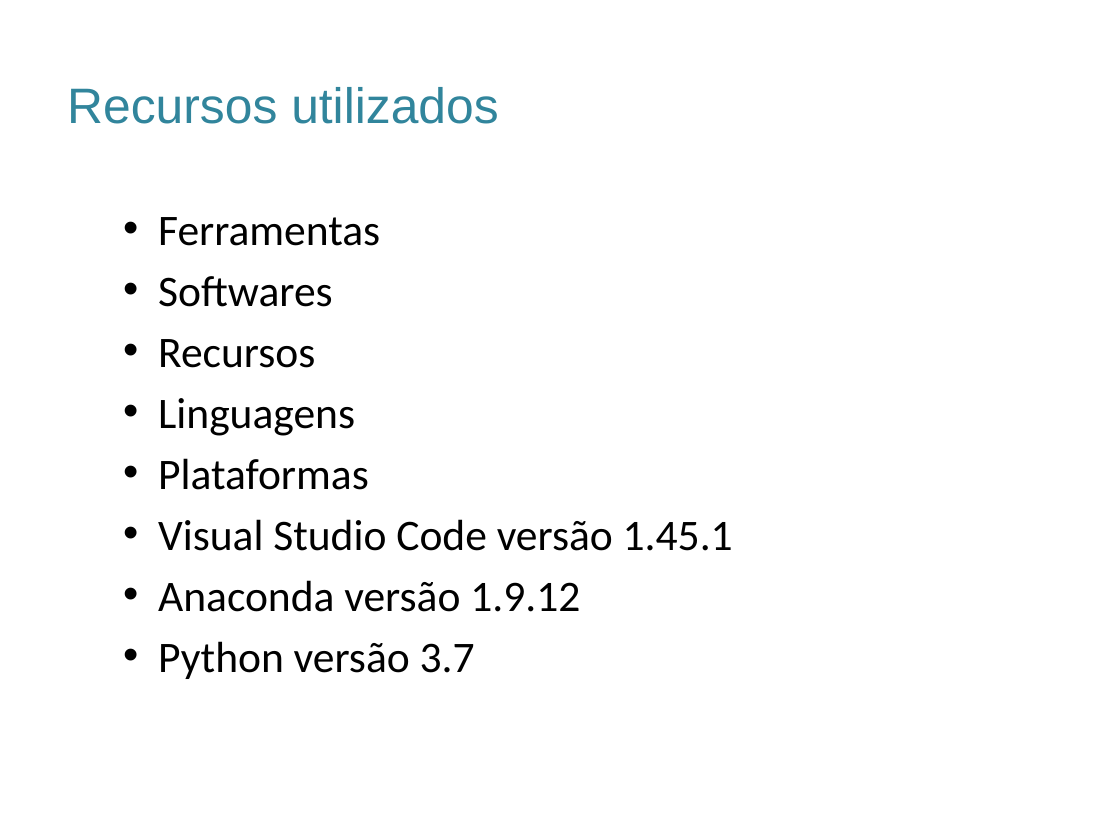
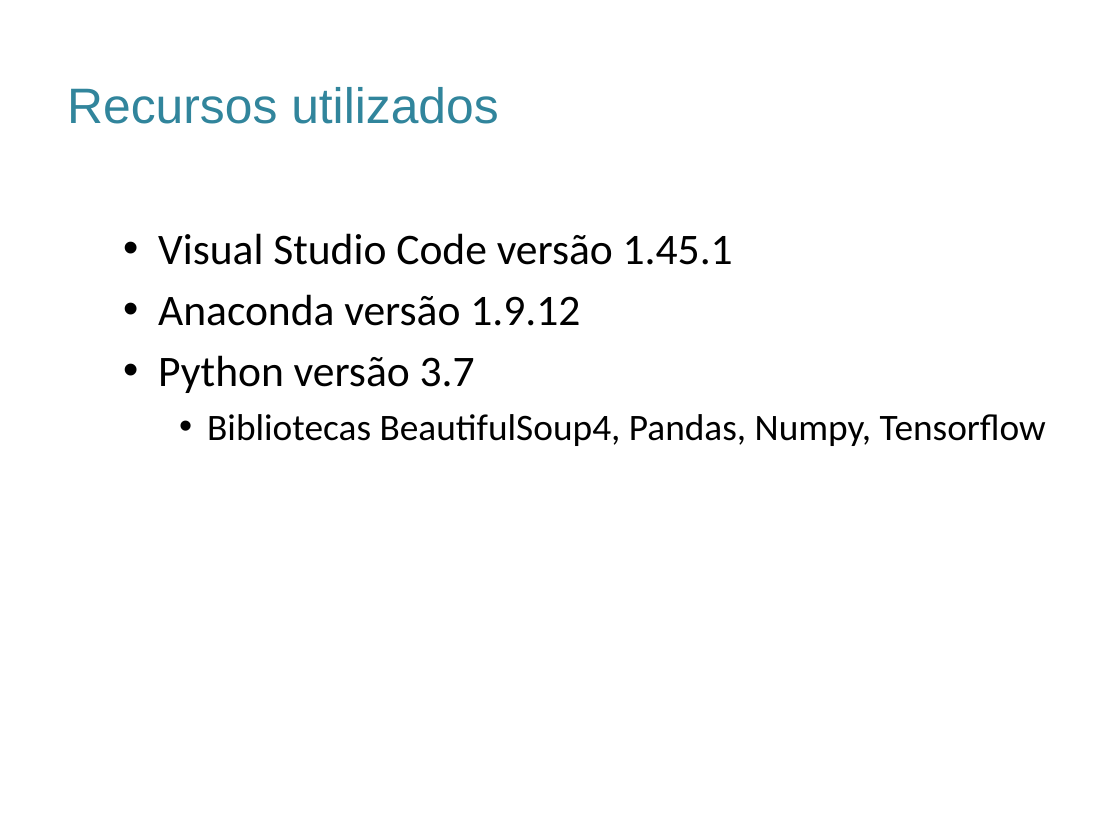
Before and after one commit to rdruzian/TCC-Sumarizacao, a slide deck: slide 7 of Documentos/ModeloApresentaçãoFacens_Sugestão.pptx. Drawn at 1120x840 pixels with LibreOffice and Linux fonts; fonts in the diff are those of the drawing; background and template pictures are left out. Boxes give left, top, right and bottom in pixels: in the first picture for what was removed or moved away, otherwise in the second. Text is boxed around its words. In the diff, an @@ line names an element or a change of style, - is before the commit and + after.

Commit message:
Continuação do Report 4 e pitch

```diff
--- a/Documentos/ModeloApresentaçãoFacens_Sugestão.pptx
+++ b/Documentos/ModeloApresentaçãoFacens_Sugestão.pptx
@@ text "Visual Studio Code versão 1.45.1": place and size @@
-text "Visual Studio Code versão 1.45.1" at [158,217,733,679]
+text "Visual Studio Code versão 1.45.1" at [158,233,1046,446]
@@ text at [158,217,380,490]: paragraphs removed @@
-  • Ferramentas
-  • Softwares
-  • Recursos
-  • Linguagens
-  • Plataformas
@@ text at [207,414,1046,446]: paragraph added @@
+    • Bibliotecas BeautifulSoup4, Pandas, Numpy, Tensorflow
```
Also in this commit, not shown: 1 other file.
